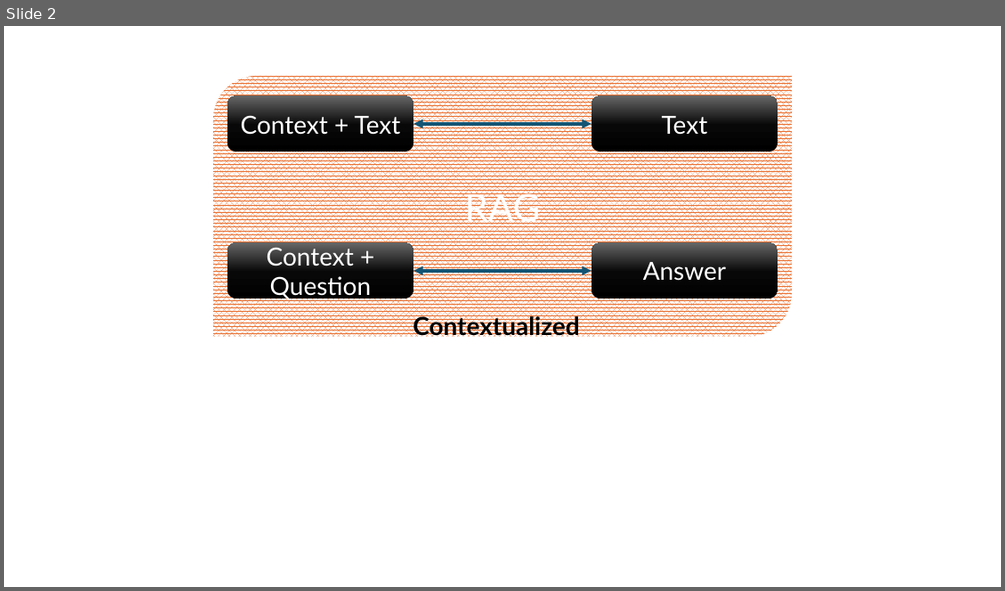
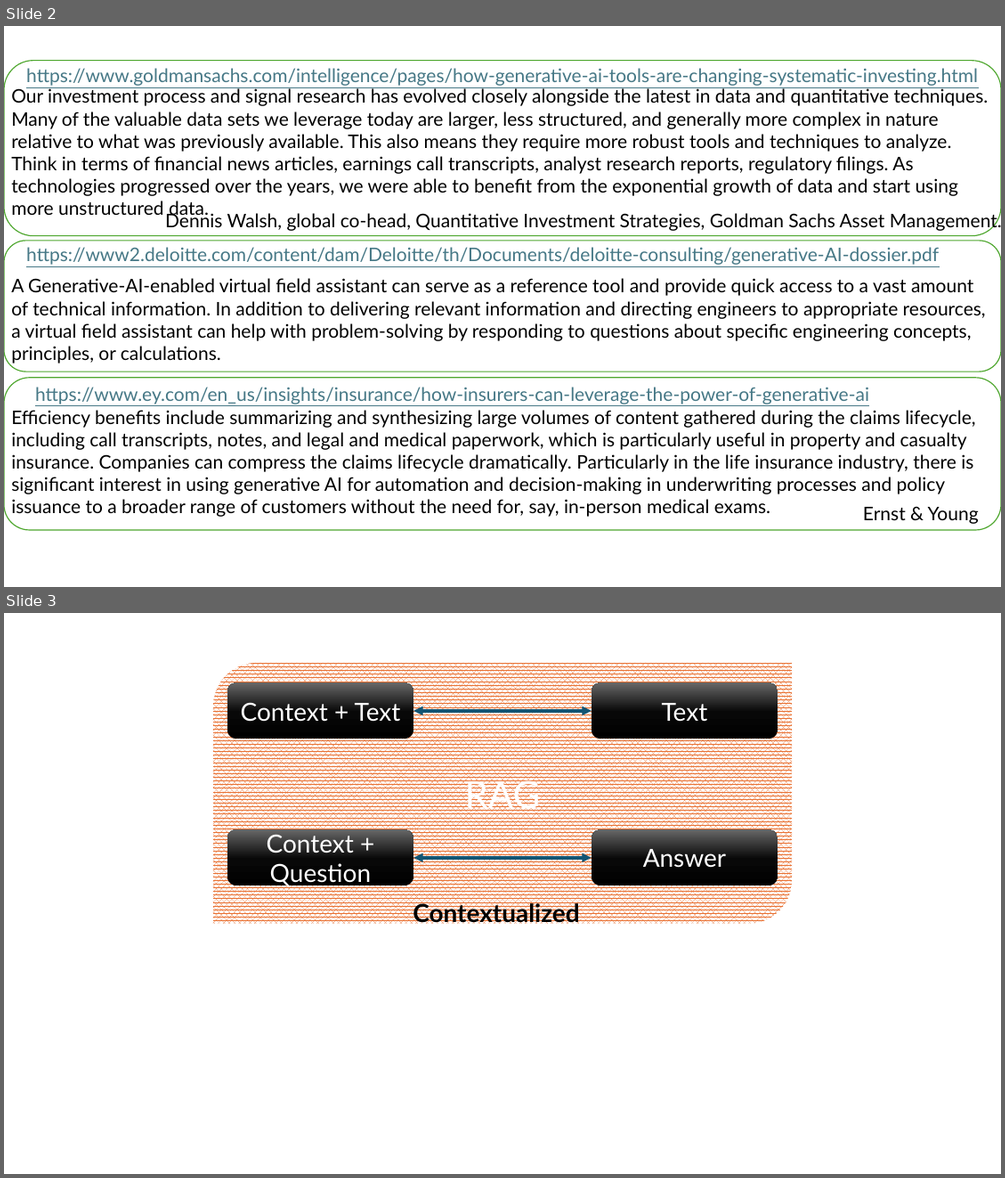
Before and after one commit to mayankchugh-learning/PythonRefresh, a slide deck: Python for Generative AI/Week 15/Python-LLMOps-using-Python-LVC/Docuement-QnA.pptx. Shown one above the other, each under a label of ours: slide 2 before the commit, slides 2 and 3 after it. The pictures are 1005x591 and 1005x1178 pixels, drawn with LibreOffice and Linux fonts; fonts in the diff are those of the drawing. Boxes give left, top, right and bottom in pixels: in the first picture for what was removed or moved away, otherwise in the second. Text is boxed around its words. In the diff, an @@ line names an element or a change of style, - is before the commit and + after.

```diff
--- a/Python for Generative AI/Week 15/Python-LLMOps-using-Python-LVC/Docuement-QnA.pptx
+++ b/Python for Generative AI/Week 15/Python-LLMOps-using-Python-LVC/Docuement-QnA.pptx
@@ slide 2 added at <box>4,26,1001,587</box>, background #FFFFFF @@
@@ rounded rectangle added at <box>4,61,1001,236</box>, outline #4EA72E 1 pt @@
@@ text added at <box>26,68,978,86</box>, 18 pt, text #467886, underline @@
+https://www.goldmansachs.com/intelligence/pages/how-generative-ai-tools-are-changing-systematic-investing.html
@@ text added at <box>11,87,988,215</box>, 18 pt, text #000000 @@
+Our investment process and signal research has evolved closely alongside the latest in data and quantitative techniques. Many of the valuable data sets we leverage today are larger, less structured, and generally more complex in nature relative to what was previously available. This also means they require more robust tools and techniques to analyze. Think in terms of financial news articles, earnings call transcripts, analyst research reports, regulatory filings. As technologies progressed over the years, we were able to benefit from the exponential growth of data and start using more unstructured data.
@@ text added at <box>165,211,1001,232</box>, 18 pt, text #000000 @@
+Dennis Walsh, global co-head, Quantitative Investment Strategies, Goldman Sachs Asset Management.
@@ rounded rectangle added at <box>4,240,1001,371</box>, outline #4EA72E 1 pt @@
@@ text added at <box>26,247,938,265</box>, 18 pt, text #467886, underline @@
+https://www2.deloitte.com/content/dam/Deloitte/th/Documents/deloitte-consulting/generative-AI-dossier.pdf
@@ text added at <box>11,278,986,363</box>, 18 pt, text #000000 @@
+A Generative-AI-enabled virtual field assistant can serve as a reference tool and provide quick access to a vast amount of technical information. In addition to delivering relevant information and directing engineers to appropriate resources, a virtual field assistant can help with problem-solving by responding to questions about specific engineering concepts, principles, or calculations.
@@ rounded rectangle added at <box>4,378,1001,530</box>, outline #4EA72E 1 pt @@
@@ text added at <box>35,386,869,404</box>, 18 pt, text #467886, underline @@
+https://www.ey.com/en_us/insights/insurance/how-insurers-can-leverage-the-power-of-generative-ai
@@ text added at <box>11,410,975,516</box>, 18 pt, text #000000 @@
+Efficiency benefits include summarizing and synthesizing large volumes of content gathered during the claims lifecycle, including call transcripts, notes, and legal and medical paperwork, which is particularly useful in property and casualty insurance. Companies can compress the claims lifecycle dramatically. Particularly in the life insurance industry, there is significant interest in using generative AI for automation and decision-making in underwriting processes and policy issuance to a broader range of customers without the need for, say, in-person medical exams.
@@ text added at <box>863,507,979,524</box>, 18 pt, text #000000 @@
+Ernst & Young
@@ what was slide 2 is now slide 3 @@
```
Also in this commit, not shown: 12 other slides added, 16 other files.
